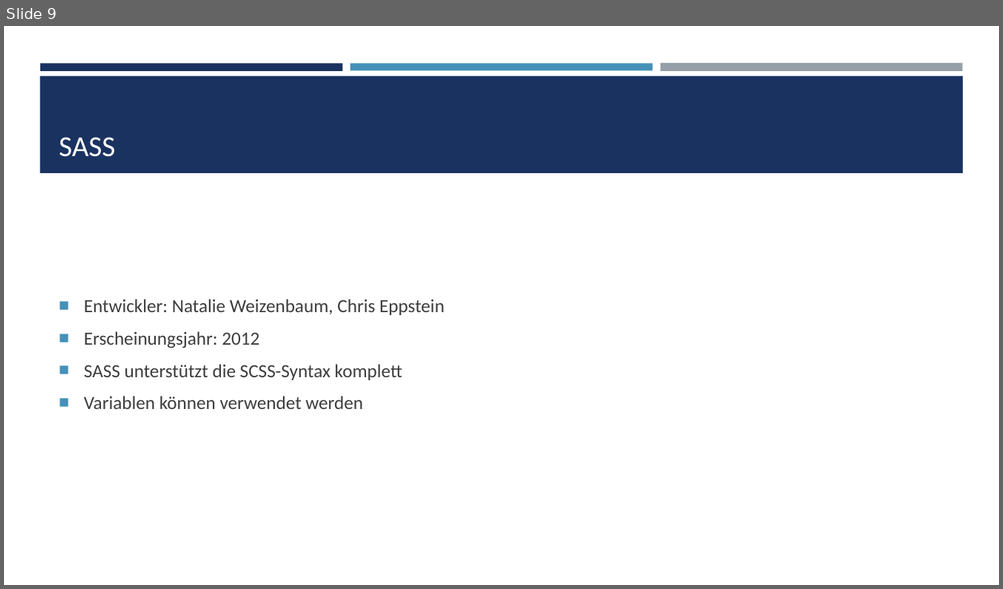
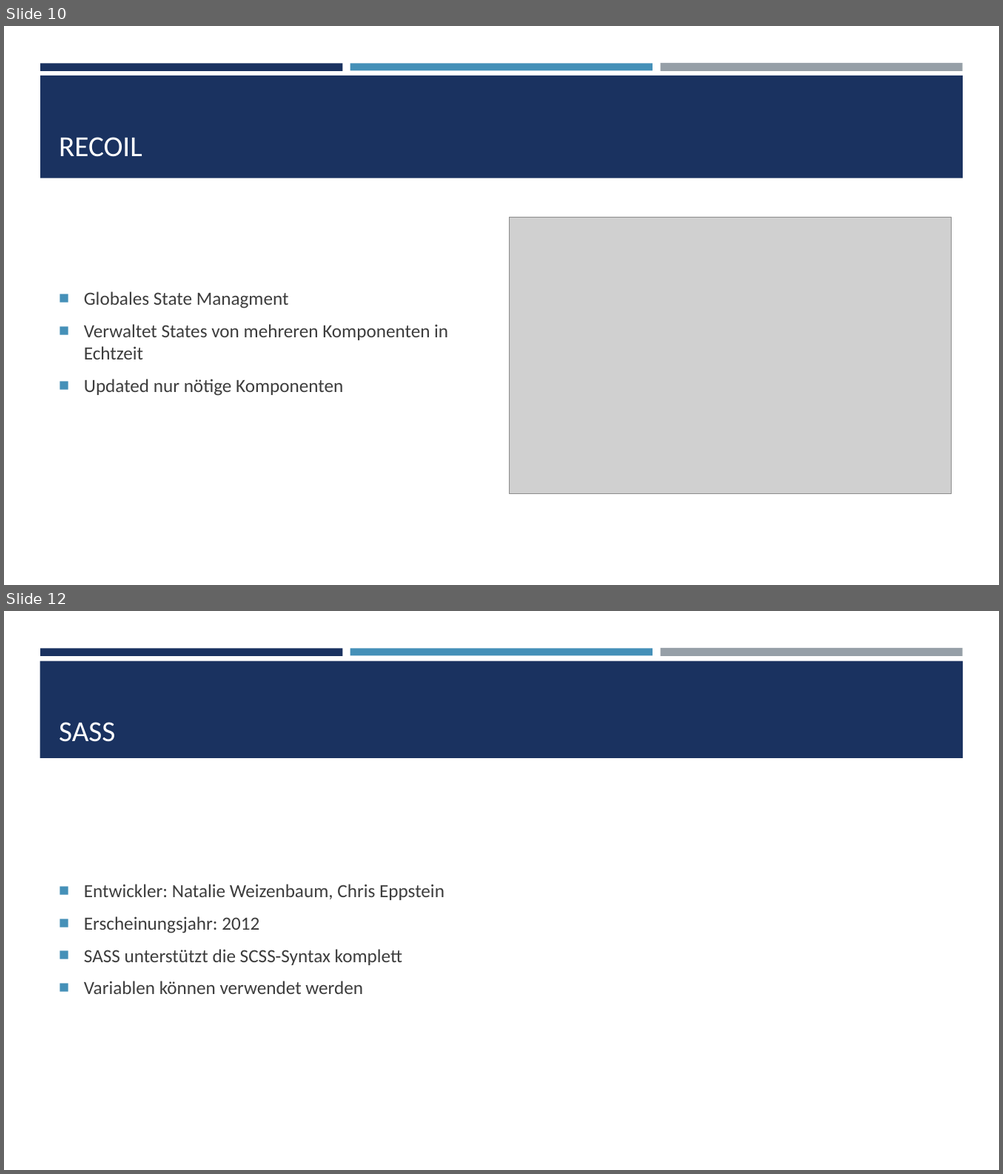
Before and after one commit to Stjeopka/NFT-Shop, a slide deck: NFT-Shop.pptx. Shown one above the other, each under a label of ours: slide 9 before the commit, slides 10 and 12 after it; the slides between them are not shown. The pictures are 1003x589 and 1003x1174 pixels, drawn with LibreOffice and Linux fonts; fonts in the diff are those of the drawing; grey boxes stand for pictures. Boxes give left, top, right and bottom in pixels: in the first picture for what was removed or moved away, otherwise in the second. Text is boxed around its words. In the diff, an @@ line names an element or a change of style, - is before the commit and + after.

```diff
--- a/NFT-Shop.pptx
+++ b/NFT-Shop.pptx
@@ slide 10 added at [4,26,999,585], background #FFFFFF; not listed: 3 template elements that a slide beside it also shows @@
@@ rectangle added at [40,76,963,178], fill #1A3260 @@
@@ title added at [59,137,142,157], 28 pt, text #FFFFFF @@
+RECOIL
@@ picture added at [509,218,951,494] @@
@@ text added at [84,292,448,396], 18 pt, text #3D3D3D @@
+■ Globales State Managment
+■ Verwaltet States von mehreren Komponenten in Echtzeit
+■ Updated nur nötige Komponenten
@@ what was slide 9 is now slide 12 @@
```
Also in this commit, not shown: 5 slides changed, 2 other slides added, 1 slide removed.
